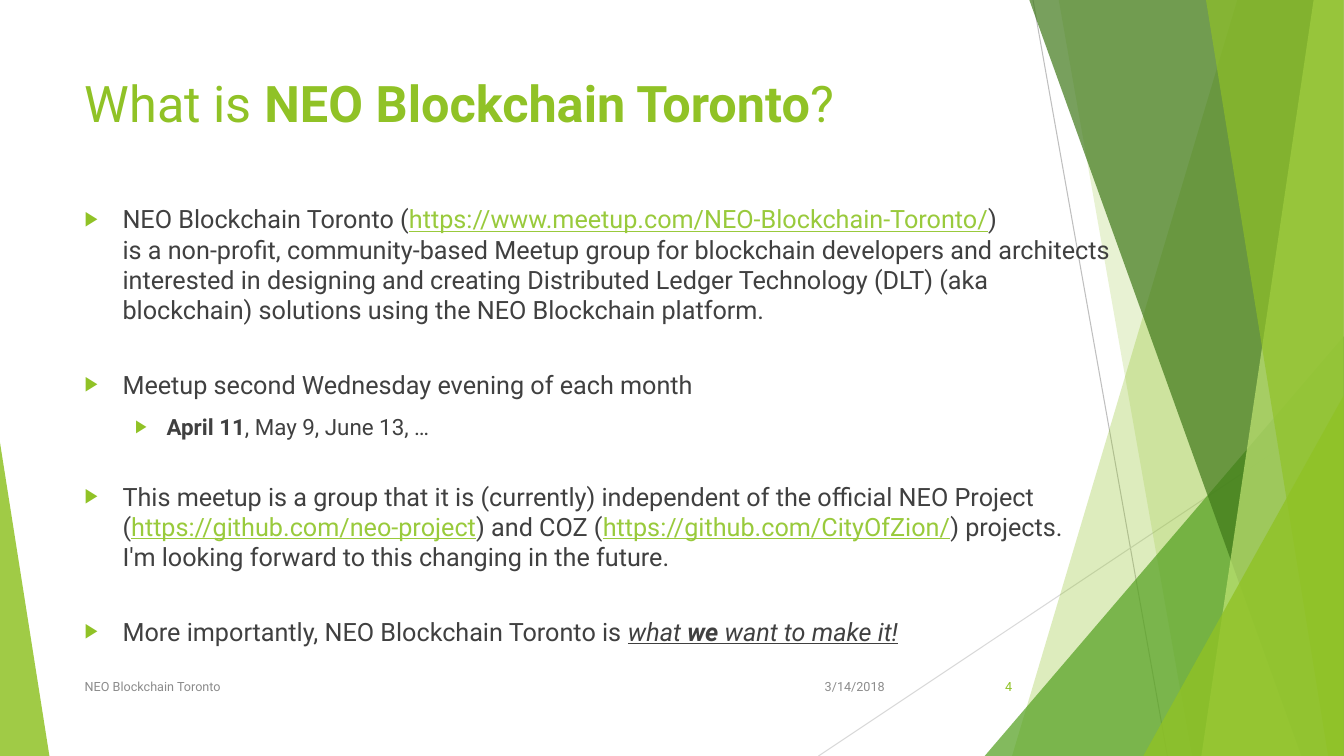
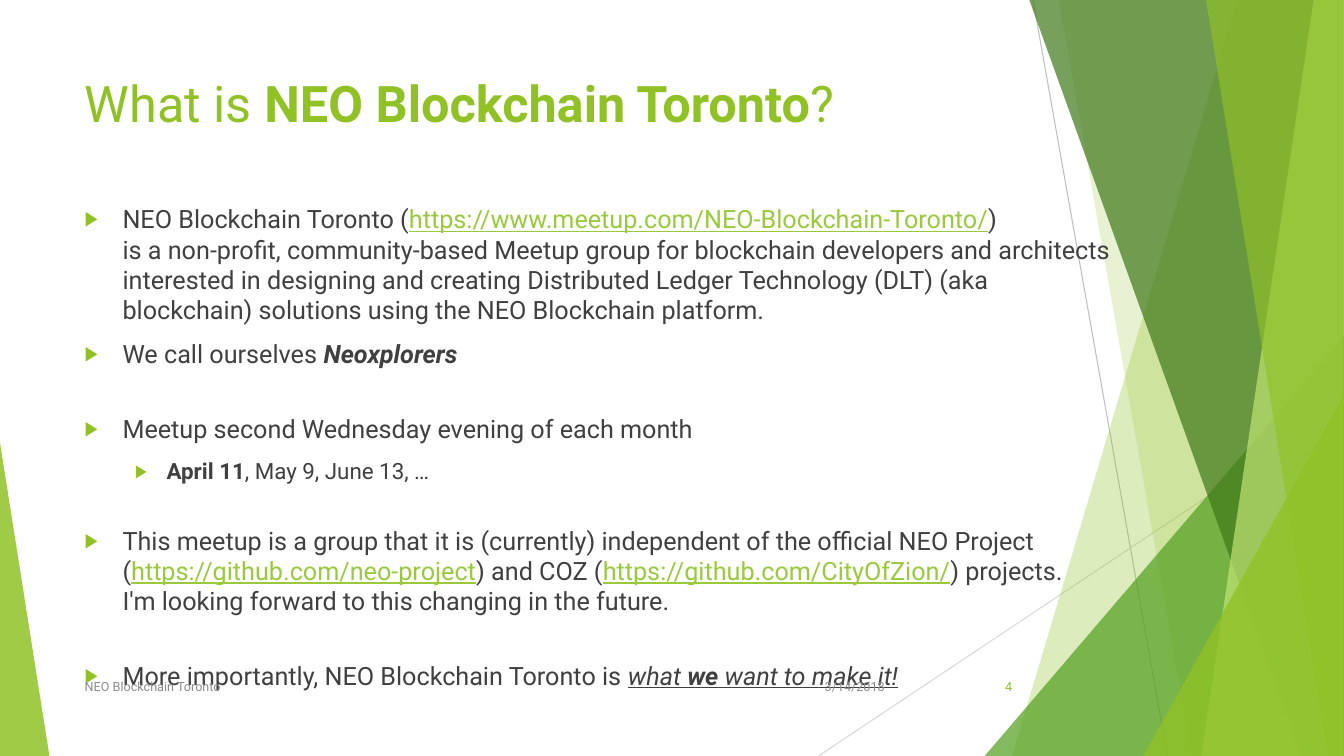
Before and after one commit to mwherman2000/neo-windocs, a slide deck: slide 4 of events/2018-neo-blockchain-toronto/NEO Blockchain-Toronto-20180314 Meetup.pptx. Drawn at 1344x756 pixels with LibreOffice and Linux fonts; fonts in the diff are those of the drawing. Boxes give left, top, right and bottom in pixels: in the first picture for what was removed or moved away, otherwise in the second. Text is boxed around its words. In the diff, an @@ line names an element or a change of style, - is before the commit and + after.

```diff
--- a/events/2018-neo-blockchain-toronto/NEO Blockchain-Toronto-20180314 Meetup.pptx
+++ b/events/2018-neo-blockchain-toronto/NEO Blockchain-Toronto-20180314 Meetup.pptx
@@ text at [123, 344, 458, 368]: paragraph added @@
+▶ We call ourselves Neoxplorers
```
Also in this commit, not shown: 4 slides added, 4 other files.
